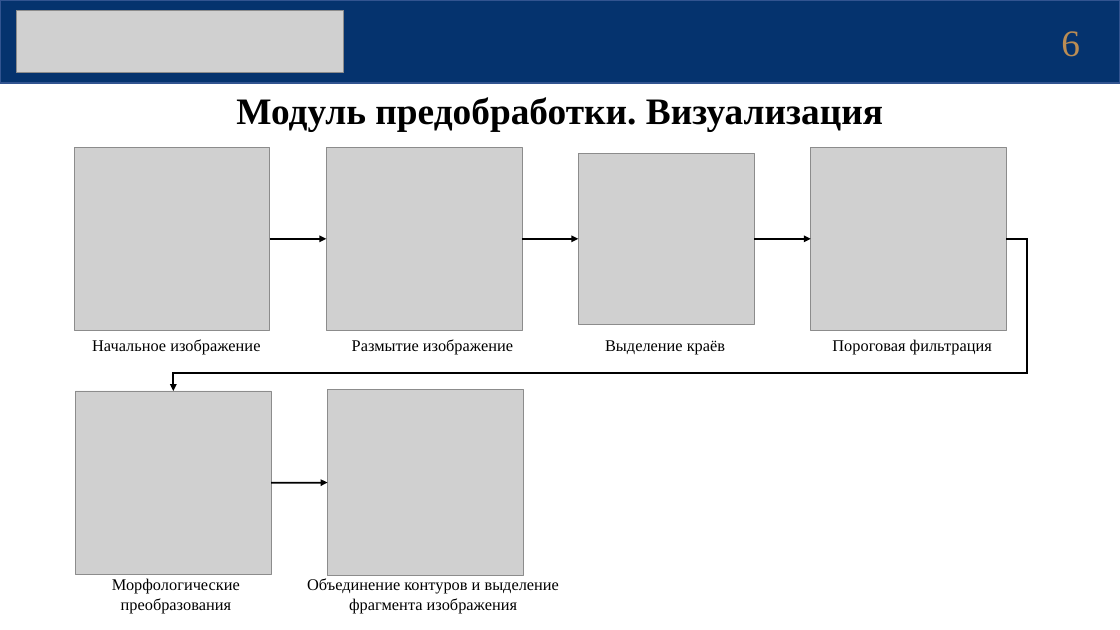
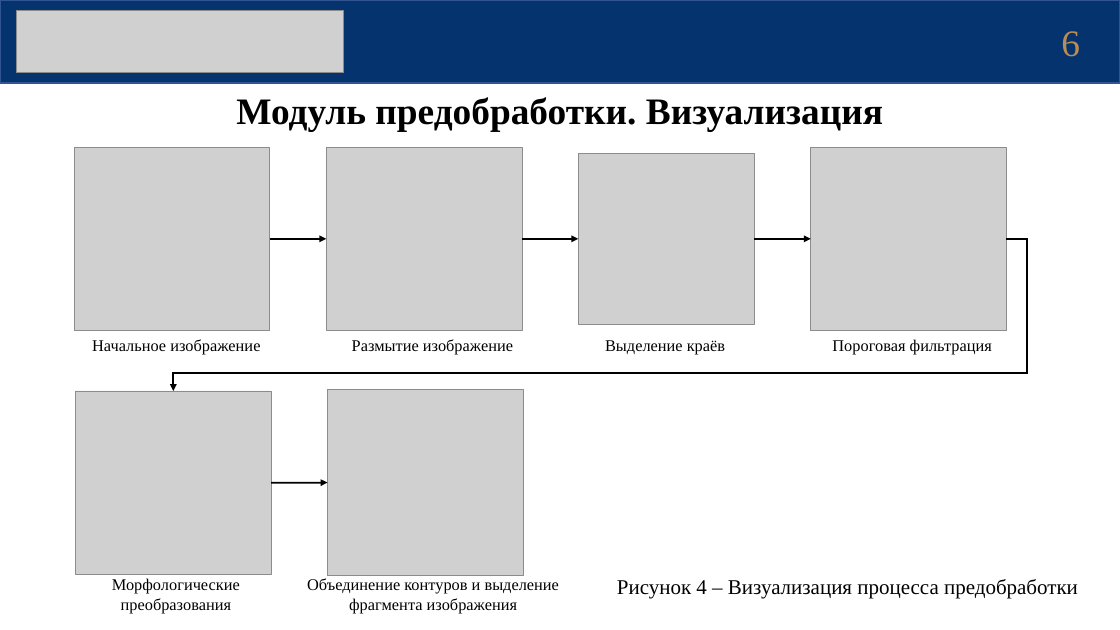
Before and after one commit to akulistus/oct-segmentation-model, a slide deck: slide 6 of diploma/Презентация_Защита_КошаевЕА.pptx. Drawn at 1120x630 pixels with LibreOffice and Linux fonts; fonts in the diff are those of the drawing; grey boxes stand for pictures. Boxes give left, top, right and bottom in pixels: in the first picture for what was removed or moved away, otherwise in the second. Text is boxed around its words. In the diff, an @@ line names an element or a change of style, - is before the commit and + after.

```diff
--- a/diploma/Презентация_Защита_КошаевЕА.pptx
+++ b/diploma/Презентация_Защита_КошаевЕА.pptx
@@ text added at [617,579,1078,599], 18 pt, text #000000 @@
+Рисунок 4 – Визуализация процесса предобработки
```
Also in this commit, not shown: 9 other slides changed, 1 slide added.
